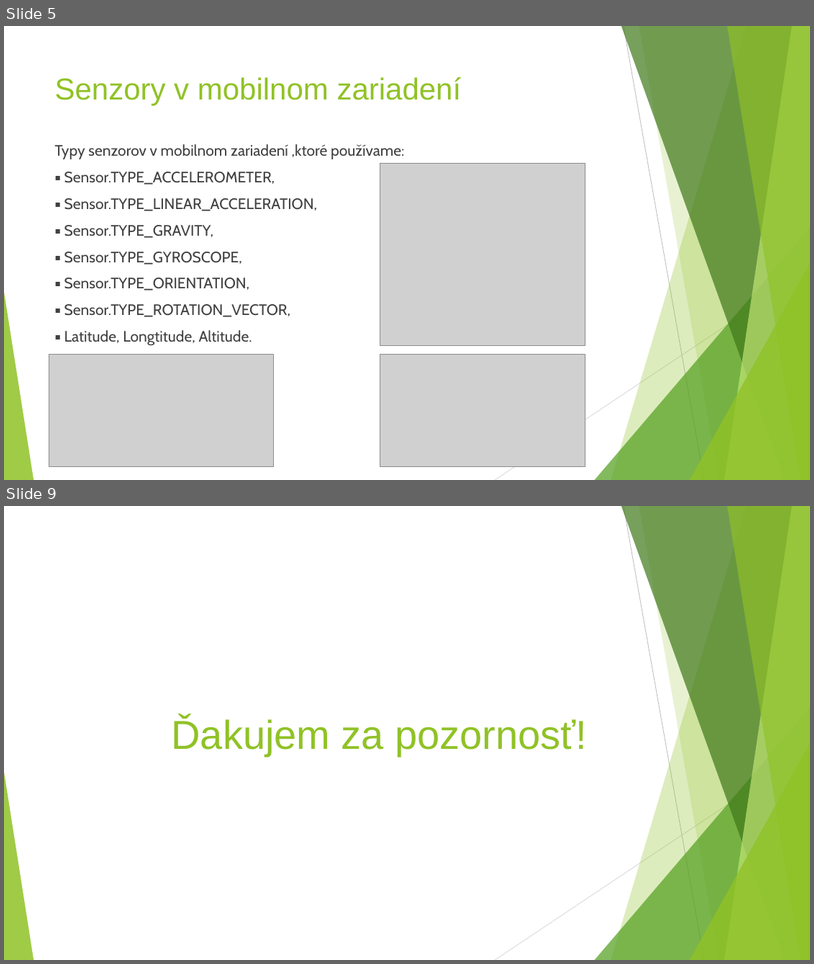
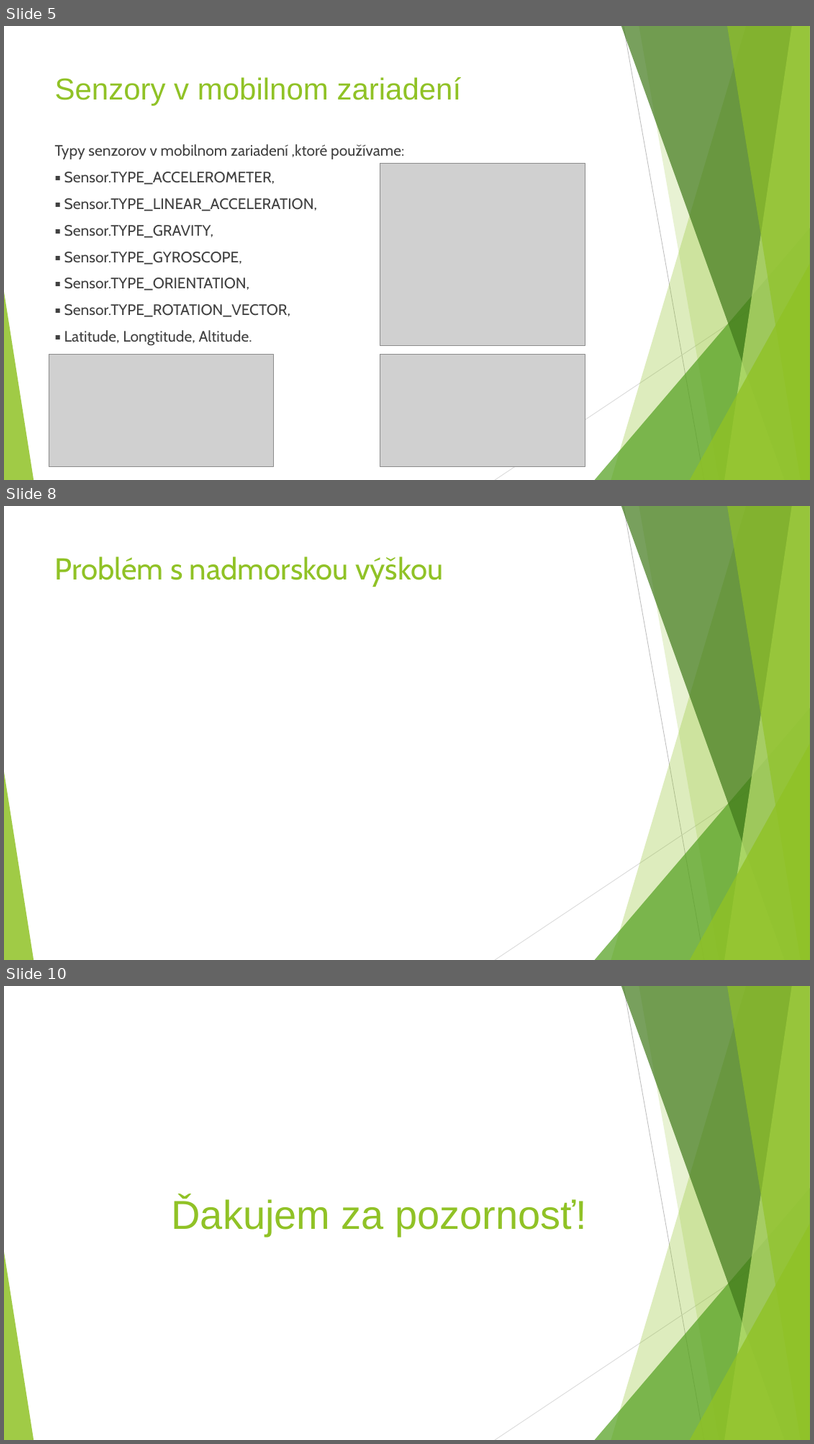
Before and after one commit to gameblaer/zaverecna_praca_bc, a slide deck: Prezentacia_Vrták_Martin.pptx. Shown one above the other, each under a label of ours: slides 5 and 9 before the commit, slides 5, 8 and 10 after it; the slides between them are not shown. The pictures are 814x964 and 814x1444 pixels, drawn with LibreOffice and Linux fonts; fonts in the diff are those of the drawing; grey boxes stand for pictures. Boxes give left, top, right and bottom in pixels: in the first picture for what was removed or moved away, otherwise in the second. Text is boxed around its words. In the diff, an @@ line names an element or a change of style, - is before the commit and + after.

```diff
--- a/Prezentacia_Vrták_Martin.pptx
+++ b/Prezentacia_Vrták_Martin.pptx
@@ slide 8 added at (4, 506, 810, 960), background #FFFFFF; not listed: 10 template elements that a slide beside it also shows @@
@@ title added at (55, 556, 443, 587), 36 pt, text #90C226 @@
+Problém s nadmorskou výškou
@@ what was slide 9 is now slide 10 @@
```
Also in this commit, not shown: 3 slides changed, 1 other slide added, 1 slide removed.
